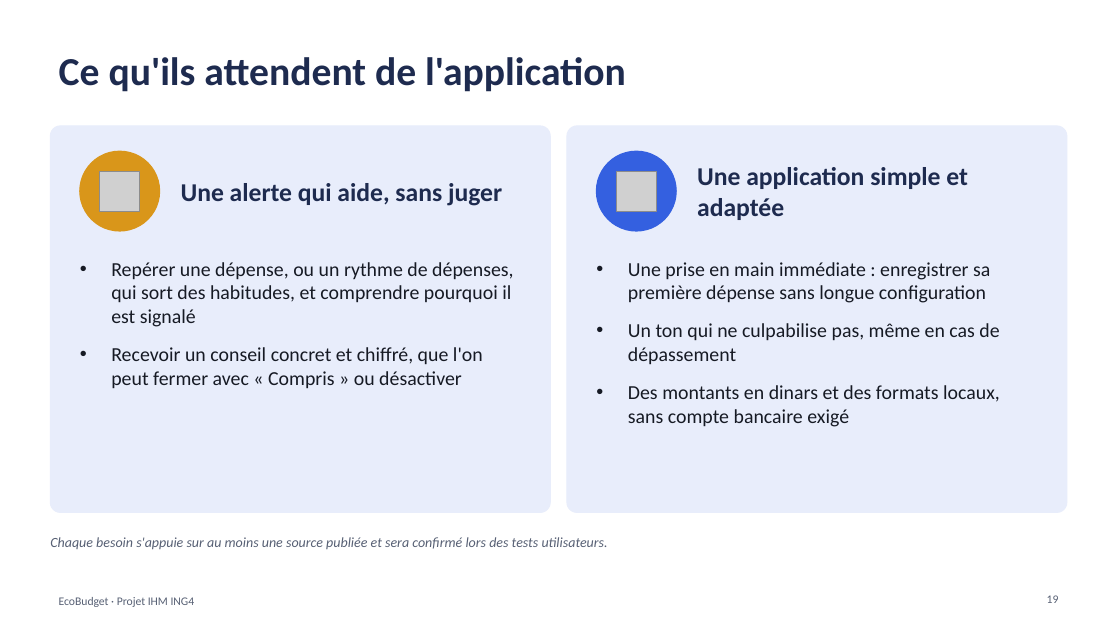
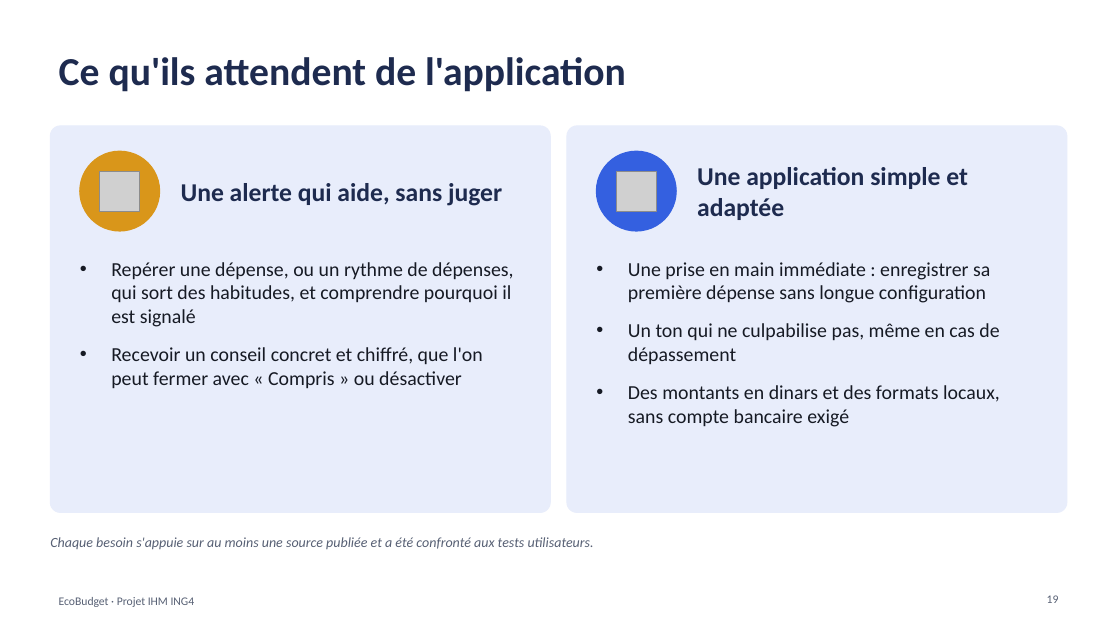
Before and after one commit to kaderouadahi/EcoBudget, a slide deck: slide 19 of livrables/EcoBudget.pptx. Drawn at 1120x630 pixels with LibreOffice and Linux fonts; fonts in the diff are those of the drawing; grey boxes stand for pictures. Boxes give left, top, right and bottom in pixels: in the first picture for what was removed or moved away, otherwise in the second. Text is boxed around its words. In the diff, an @@ line names an element or a change of style, - is before the commit and + after.

```diff
--- a/livrables/EcoBudget.pptx
+++ b/livrables/EcoBudget.pptx
@@ text at bbox=[50, 537, 594, 550]: text changed @@
-Chaque besoin s'appuie sur au moins une source publiée et sera confirmé lors des tests utilisateurs.
+Chaque besoin s'appuie sur au moins une source publiée et a été confronté aux tests utilisateurs.
```
Also in this commit, not shown: 1 other slide changed.
